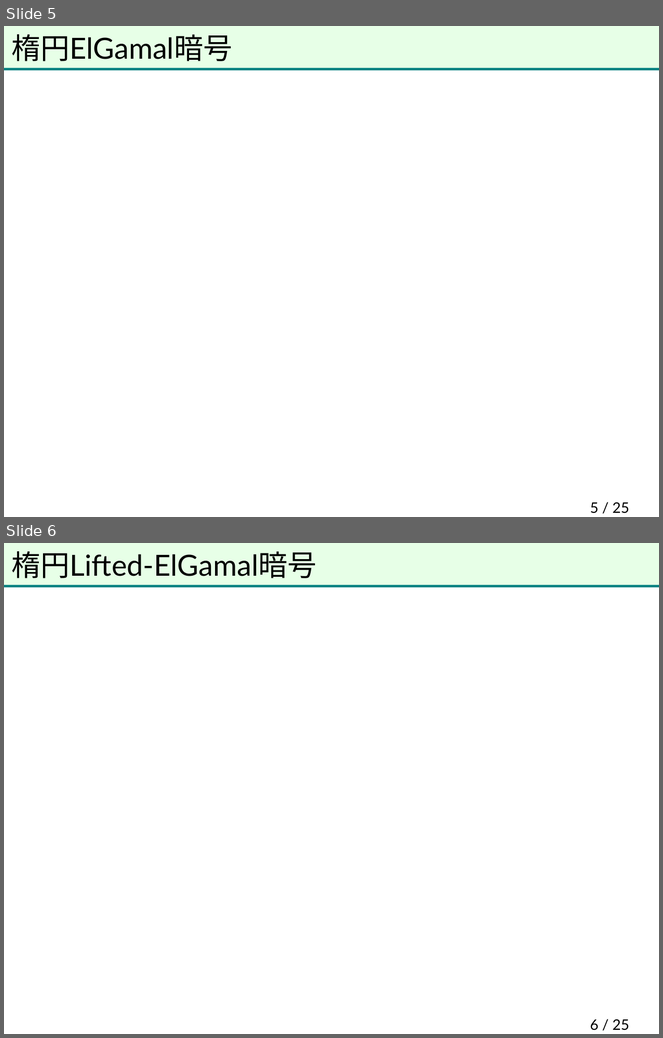
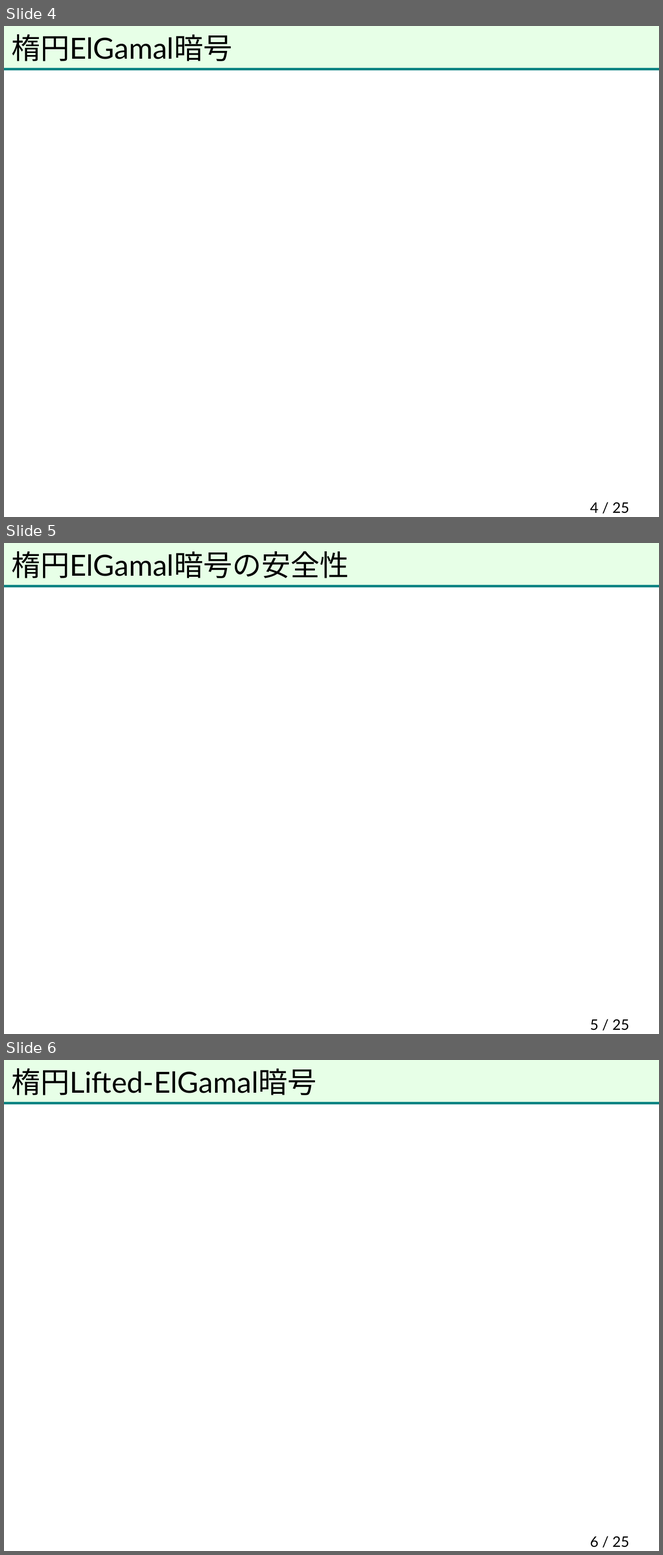
Before and after one commit to herumi/anninbon, a slide deck: lec/anninbon13.pptx. Shown one above the other, each under a label of ours: slides 5 and 6 before the commit, slides 4, 5 and 6 after it. The pictures are 663x1038 and 663x1555 pixels, drawn with LibreOffice and Linux fonts; fonts in the diff are those of the drawing; background and template pictures are left out. Boxes give left, top, right and bottom in pixels: in the first picture for what was removed or moved away, otherwise in the second. Text is boxed around its words. In the diff, an @@ line names an element or a change of style, - is before the commit and + after.

```diff
--- a/lec/anninbon13.pptx
+++ b/lec/anninbon13.pptx
@@ slide 5 added at (4, 543, 659, 1034), background picture (left out); not listed: 2 template elements that a slide beside it also shows @@
@@ title added at (11, 551, 349, 578), 32 pt, text #000000 @@
+楕円ElGamal暗号の安全性
@@ page number added at (590, 1019, 629, 1031), 16 pt, text #000000 @@
+5 / 25
@@ what was slide 5 is now slide 4 @@
@@ page number at (590, 502, 629, 514): text changed @@
-5 / 25
+4 / 25
```
Also in this commit, not shown: 1 slide changed, 2 other slides added, 2 slides removed.
